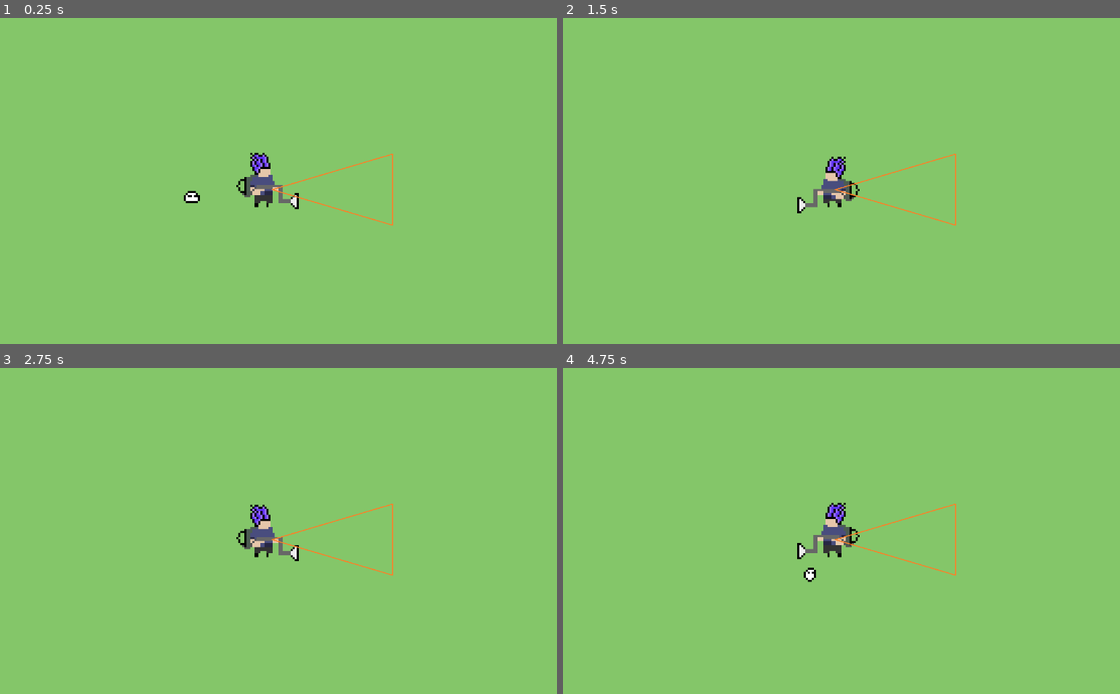
Above: before the commit, frames 1-4 (two rows, left to right).
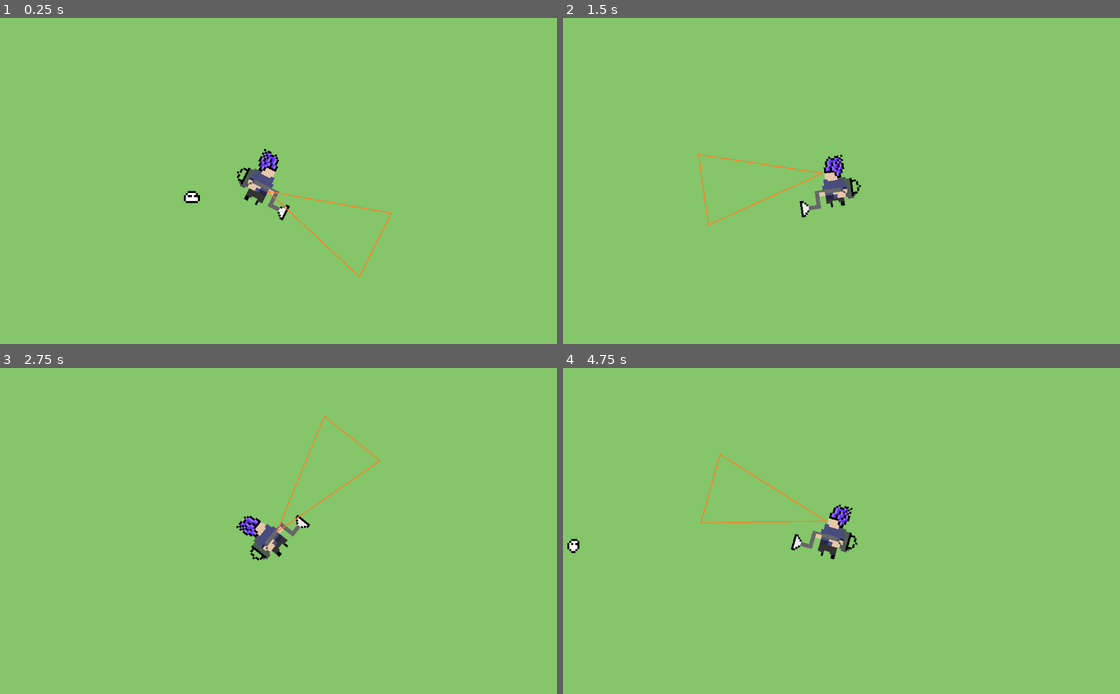
Above: after the commit, the same moments.

Repository: VMormoris/tinycreatures
Game: Godot game, scene res://Scenes/MainScene.tscn
Two runs of this game, one before a commit and one after it. Both use one fixed random seed, a clock stepped at 60 frames per second and the inputs below.
Inputs (mouse positions are in pixels of both pictures, inside the frame that each line leads up to):
- Up to frame 1 (0.25 s): no input
- Up to frame 2 (1.5 s): move the mouse to (958, 164) at 0.52 s; press the mouse at (958, 164) at 0.53 s; hold D (Right) 0.53-1.28 s; move the mouse to (713, 197) at 1.27 s; release the mouse at (713, 197) at 1.28 s; hold S (Down) from 1.28 s (still down); click (713, 197) at 1.35 s
- Up to frame 3 (2.75 s): move the mouse to (323, 459) at 2.02 s; release S (Down) at 2.03 s; press the mouse at (323, 459) at 2.03 s; hold D (Right) from 2.03 s (still down)
- Up to frame 4 (4.75 s): move the mouse to (802, 596) at 2.77 s; release D (Right) at 2.78 s; release the mouse at (802, 596) at 2.78 s; hold W (Up) 2.78-3.53 s; click (802, 596) at 2.85 s; move the mouse to (1003, 579) at 3.52 s; press the mouse at (1003, 579) at 3.53 s; hold A (Left) from 3.53 s (still down); move the mouse to (657, 482) at 4.27 s; release the mouse at (657, 482) at 4.28 s; click (657, 482) at 4.35 s

The runs differ from the first frame. In frame 1, 1.3% of the frame differs, in the area x 42-71%, y 40-80%; in frame 2, 1.1%; in frame 3, 1.5%, in the area x 42-71%, y 14-64%; in frame 4, 1.4%.

Commit message:
Sprite direction and vaccum
Working on spawn slimes

Diff:
--- a/Nodes/Player.tscn
+++ b/Nodes/Player.tscn
@@ -75,3 +75,4 @@
 polygon = PackedVector2Array(-12.5, -250, 162.5, 344, -187.5, 344)
 
 [connection signal="area_entered" from="Sprite2D/Area2D" to="." method="_on_area_2d_area_entered"]
+[connection signal="area_exited" from="Sprite2D/Area2D" to="." method="_on_area_2d_area_exited"]
--- a/Scenes/test.tscn
+++ b/Scenes/test.tscn
@@ -1,11 +1,14 @@
-[gd_scene load_steps=5 format=3 uid="uid://d27ke7a8nupae"]
+[gd_scene load_steps=6 format=3 uid="uid://d27ke7a8nupae"]
 
 [ext_resource type="PackedScene" uid="uid://bp8onyfnkd0wt" path="res://Nodes/MainMap.tscn" id="1_ia3pn"]
+[ext_resource type="Script" path="res://Scripts/GameManager.gd" id="1_u1rcp"]
 [ext_resource type="PackedScene" uid="uid://bk2148vs0iis6" path="res://Nodes/Enemy.tscn" id="2_21i01"]
 [ext_resource type="PackedScene" uid="uid://cjhgksjbc0fuu" path="res://Nodes/Player.tscn" id="3_ijue1"]
 [ext_resource type="Script" path="res://Scenes/camera_controller.gd" id="3_xnd8x"]
 
 [node name="Test" type="Node2D"]
+script = ExtResource("1_u1rcp")
+slime_scene = ExtResource("2_21i01")
 
 [node name="MapSection" parent="." instance=ExtResource("1_ia3pn")]
 position = Vector2(80, 13)
@@ -21,4 +24,10 @@
 unique_name_in_owner = true
 position = Vector2(-16, -8)
 
+[node name="SlimeTimer" type="Timer" parent="."]
+wait_time = 5.0
+autostart = true
+
 [connection signal="capture" from="Player" to="Enemy" method="_on_player_capture"]
+[connection signal="release" from="Player" to="Enemy" method="_on_player_release"]
+[connection signal="timeout" from="SlimeTimer" to="." method="_on_slime_timer_timeout"]
--- a/Scripts/EnemyController.gd
+++ b/Scripts/EnemyController.gd
@@ -1,9 +1,10 @@
 extends Area2D
 
 const g: float = 50.0
-
+enum ATTITUDE {Agressive, Passive, Scared}
 @export var SPEED: float = 60.0
 @export var JUMP_VELOCIY: float = -10.0
+@export var PERSONALITY: ATTITUDE = ATTITUDE.Passive
 
 @onready var sr: AnimatedSprite2D = $AnimatedSprite2D
 @onready var player: CharacterBody2D = %Player
@@ -16,9 +17,16 @@
 
 # Called every frame. 'delta' is the elapsed time since the previous frame.
 func _process(delta: float) -> void:
-	chase_player(delta)
-	apply_gravity(delta)
-#	if(ableToMove):
+	#chase_player(delta)
+	#apply_gravity(delta)
+	if(!ableToMove):
+		being_absorbed(delta)
+	else:
+		match PERSONALITY:
+			ATTITUDE.Agressive:
+				chase_player(delta)
+			#ATTITUDE.Passive:
+			#	print("Passive")
 #		moveHorizontally(delta)
 #		moveVertically(delta)
 #	else:
@@ -48,12 +56,16 @@
 	else:
 		sr.flip_h = false
 
-func moveToPlayer(delta: float) -> void:
-	print("Elo")
-	position = player.position
-	#position = position.direction_tosd(player.posistion) * SPEED * delta
-	if position == player.position:
+func being_absorbed(delta: float) -> void:
+	dir = (player.position - position).normalized()
+	select_orientation(dir)
+	position += (SPEED/2) * delta * dir
+	if position.distance_to(player.position) < 10:
 		queue_free()
 
 func _on_player_capture() -> void:
 	ableToMove = false
+
+
+func _on_player_release() -> void:
+	ableToMove = true
--- /dev/null
+++ b/Scripts/GameManager.gd
@@ -0,0 +1,17 @@
+extends Node2D
+
+@export var slime_scene: PackedScene
+
+# Called when the node enters the scene tree for the first time.
+func _ready() -> void:
+	pass # Replace with function body.
+
+
+# Called every frame. 'delta' is the elapsed time since the previous frame.
+func _process(delta: float) -> void:
+	pass
+
+
+func _on_slime_timer_timeout() -> void:
+	var slime = slime_scene.instantiate()
+	add_child(slime)
--- a/Scripts/PlayerController.gd
+++ b/Scripts/PlayerController.gd
@@ -1,6 +1,7 @@
 extends CharacterBody2D
 
 signal capture
+signal release
 
 const SPEED = 300.0
 var succ = false
@@ -11,7 +12,7 @@
 	# Get the input direction and handle the movement/deceleration.
 	# As good practice, you should replace UI actions with custom gameplay actions.
 	select_orientation()
-	# look_at(get_global_mouse_position())
+	look_at(get_global_mouse_position())
 
 	var direction := Input.get_vector("Left", "Right", "Up", "Down")
 	velocity = direction * SPEED
@@ -21,13 +22,17 @@
 func Shoot() -> void:
 	if(Input.is_action_pressed("Shoot") && succ):
 		capture.emit()
+	elif(Input.is_action_just_released("Shoot")):
+		release.emit()
 
 func select_orientation() -> void:
 	var mouse_dir = get_mouse_relative_dir()
 	if mouse_dir.x < 0:
-		sr.flip_h = true
+		#sr.flip_h = true
+		sr.flip_v = true
 	else:
-		sr.flip_h = false
+		#sr.flip_h = false
+		sr.flip_v = false
 
 func get_mouse_relative_dir() -> Vector2:
 	var half_size = get_viewport_rect().size * 0.5
@@ -38,3 +43,7 @@
 
 func _on_area_2d_area_entered(area: Area2D) -> void:
 	succ = true
+
+
+func _on_area_2d_area_exited(area: Area2D) -> void:
+	succ = false
